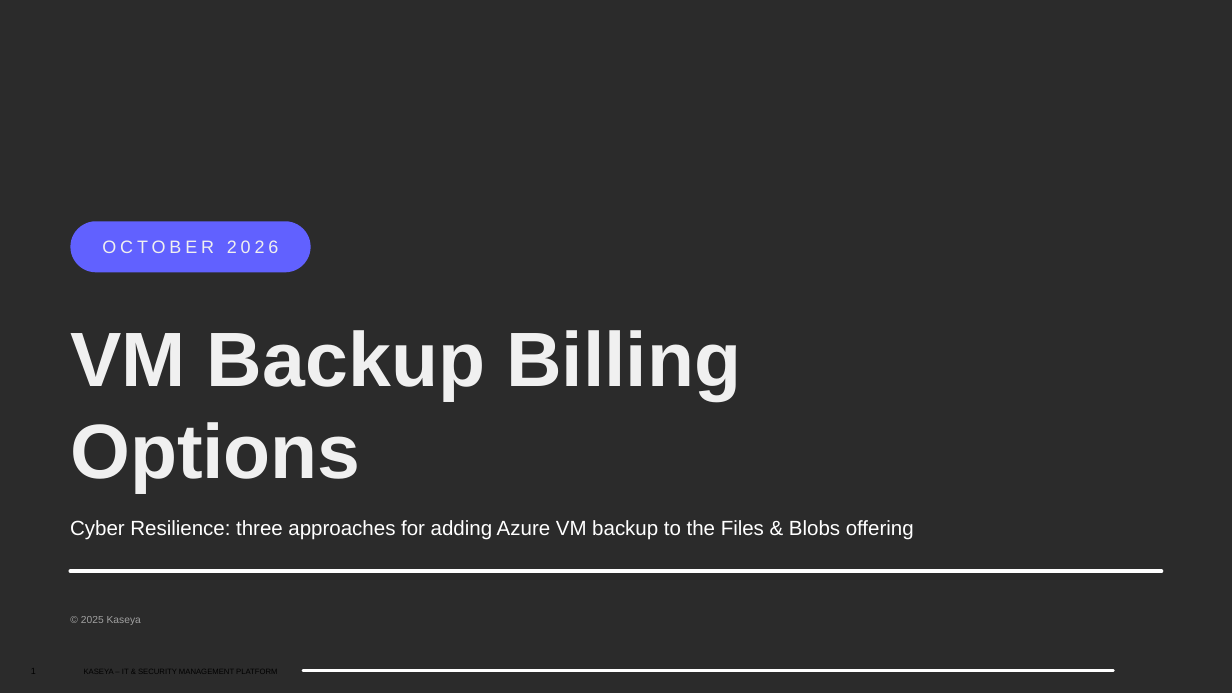
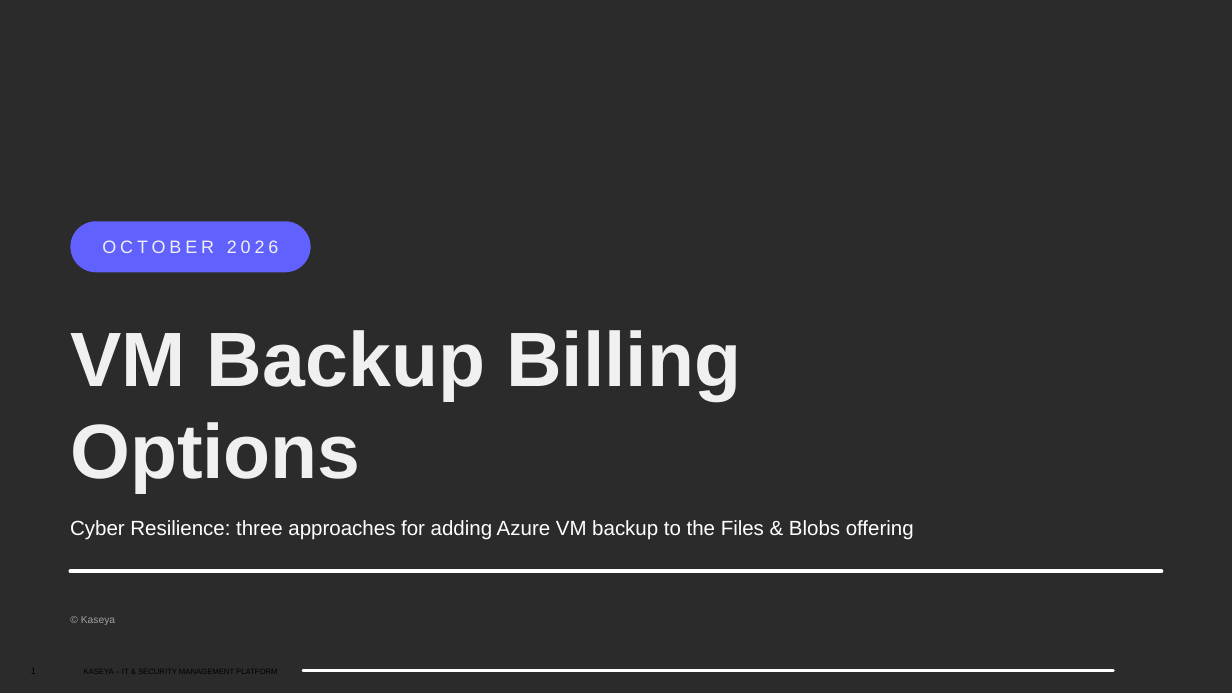
Before and after one commit to josetriana/SistemaGestion, a slide deck: slide 1 of Cyber_Resilience_VM_Billing_Options.pptx. Drawn at 1232x693 pixels with LibreOffice and Linux fonts; fonts in the diff are those of the drawing; background and template pictures are left out; a plain dark background stands for a picture behind light text. Boxes give left, top, right and bottom in pixels: in the first picture for what was removed or moved away, otherwise in the second. Text is boxed around its words. In the diff, an @@ line names an element or a change of style, - is before the commit and + after.

```diff
--- a/Cyber_Resilience_VM_Billing_Options.pptx
+++ b/Cyber_Resilience_VM_Billing_Options.pptx
@@ text at (81, 616, 115, 625): text changed @@
-© 2025 Kaseya
+© Kaseya
```
